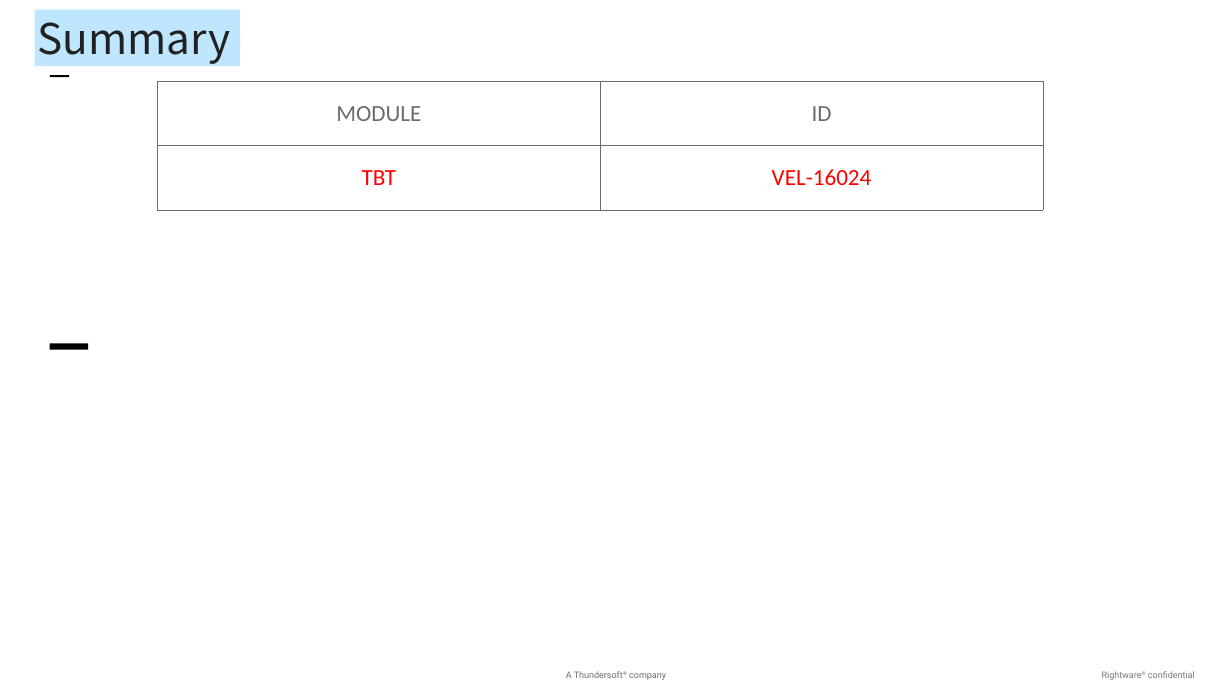
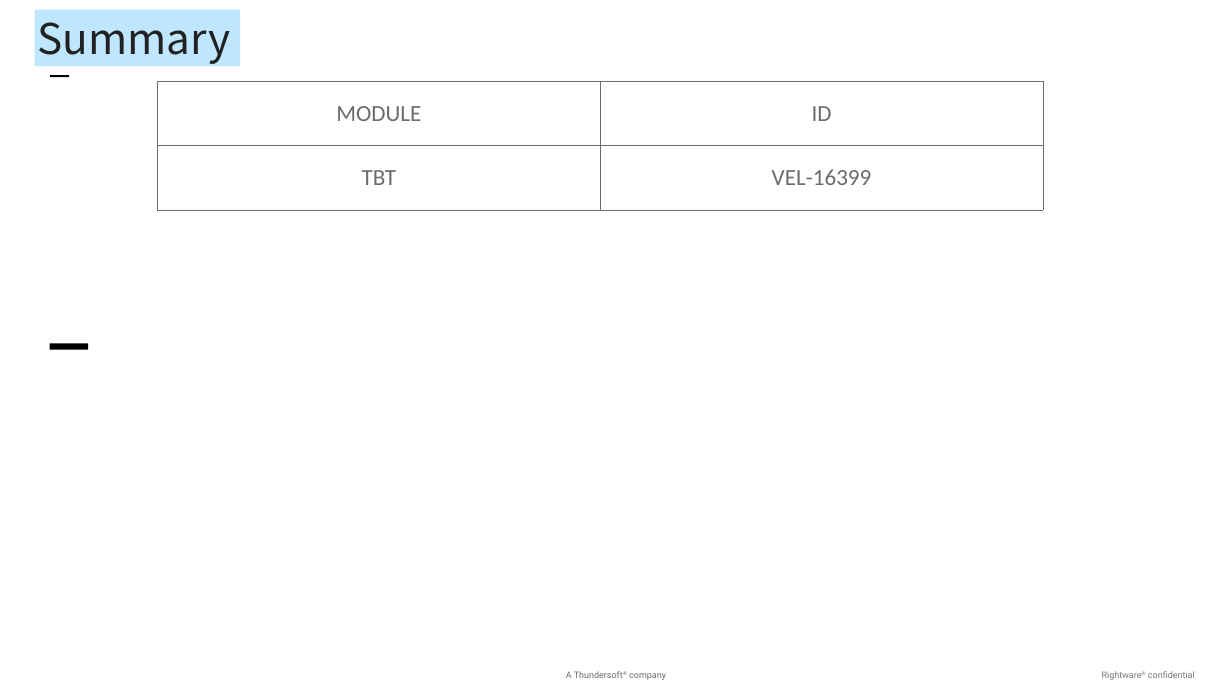
Before and after one commit to baochen-rw/JIRA-exporter, a slide deck: slide 1 of jira_export_pptx.pptx. Drawn at 1232x693 pixels with LibreOffice and Linux fonts; fonts in the diff are those of the drawing; background and template pictures are left out. Boxes give left, top, right and bottom in pixels: in the first picture for what was removed or moved away, otherwise in the second. Text is boxed around its words. In the diff, an @@ line names an element or a change of style, - is before the commit and + after.

```diff
--- a/jira_export_pptx.pptx
+++ b/jira_export_pptx.pptx
@@ table at (158, 82, 1043, 189) @@
-row 2, column 2: VEL-16024
+row 2, column 2: VEL-16399
@@ text colour #FF0000 to #6C6C6C in "TBT" @@
```
Also in this commit, not shown: 2 other slides changed, 16 other files.
